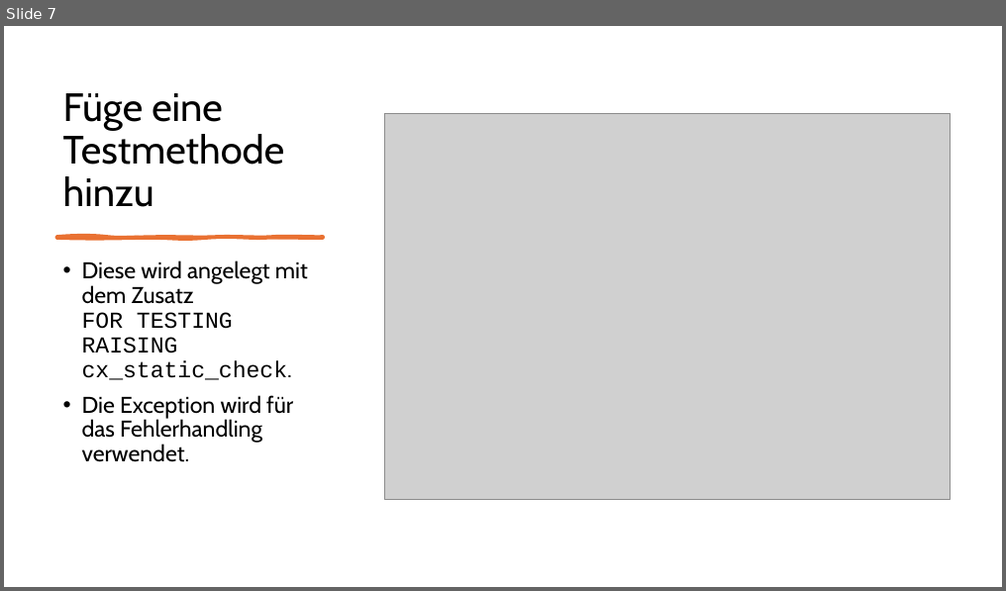
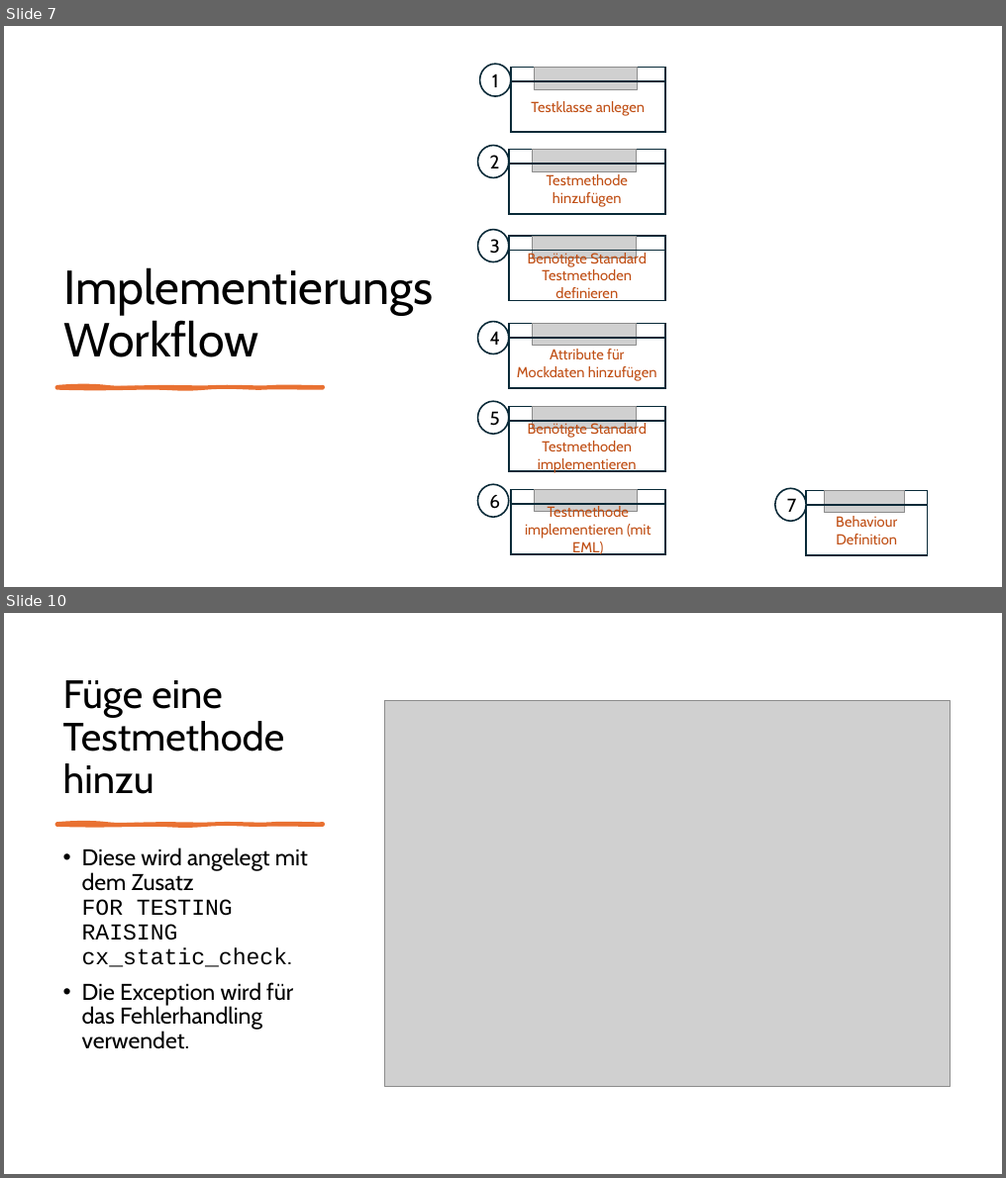
Before and after one commit to MatLange/Schulung, a slide deck: RAP Presentationen/Tag5.1 - RAP_UNIT_TEST_DE.pptx. Shown one above the other, each under a label of ours: slide 7 before the commit, slides 7 and 10 after it; the slides between them are not shown. The pictures are 1006x591 and 1006x1178 pixels, drawn with LibreOffice and Linux fonts; fonts in the diff are those of the drawing; grey boxes stand for pictures. Boxes give left, top, right and bottom in pixels: in the first picture for what was removed or moved away, otherwise in the second. Text is boxed around its words. In the diff, an @@ line names an element or a change of style, - is before the commit and + after.

```diff
--- a/RAP Presentationen/Tag5.1 - RAP_UNIT_TEST_DE.pptx
+++ b/RAP Presentationen/Tag5.1 - RAP_UNIT_TEST_DE.pptx
@@ slide 7 added at bbox=[4, 26, 1002, 587], background #FFFFFF @@
@@ ellipse added at bbox=[480, 64, 511, 96], fill #FFFFFF, outline #092A39 1.5 pt, 18 pt, text #000000 @@
+1
@@ rectangle added at bbox=[511, 68, 665, 132], outline #092A39 1.5 pt @@
@@ rectangle added at bbox=[511, 81, 665, 132], outline #092A39 1.5 pt, 14 pt, text #C04F15 @@
+Testklasse anlegen
@@ picture added at bbox=[534, 68, 637, 89] @@
@@ ellipse added at bbox=[478, 145, 509, 178], fill #FFFFFF, outline #092A39 1.5 pt, 18 pt, text #000000 @@
+2
@@ rectangle added at bbox=[509, 150, 665, 215], outline #092A39 1.5 pt @@
@@ rectangle added at bbox=[509, 164, 665, 215], outline #092A39 1.5 pt, 14 pt, text #C04F15 @@
+Testmethode hinzufügen
@@ picture added at bbox=[533, 150, 637, 172] @@
@@ ellipse added at bbox=[478, 230, 509, 263], fill #FFFFFF, outline #092A39 1.5 pt, 18 pt, text #000000 @@
+3
@@ rectangle added at bbox=[509, 236, 665, 301], outline #092A39 1.5 pt @@
@@ rectangle added at bbox=[509, 251, 665, 301], outline #092A39 1.5 pt, 14 pt, text #C04F15 @@
+Benötigte Standard Testmethoden definieren
@@ picture added at bbox=[533, 236, 637, 259] @@
@@ title added at bbox=[63, 268, 433, 358], 46 pt, text #000000 @@
+Implementierungs Workflow
@@ ellipse added at bbox=[478, 322, 509, 355], fill #FFFFFF, outline #092A39 1.5 pt, 18 pt, text #000000 @@
+4
@@ rectangle added at bbox=[509, 323, 665, 388], outline #092A39 1.5 pt @@
@@ rectangle added at bbox=[509, 338, 665, 388], outline #092A39 1.5 pt, 14 pt, text #C04F15 @@
+Attribute für Mockdaten hinzufügen
@@ picture added at bbox=[533, 323, 637, 346] @@
@@ freeform shape added at bbox=[56, 386, 323, 388], fill #E97132, outline #E97132 3 pt @@
@@ ellipse added at bbox=[478, 402, 509, 435], fill #FFFFFF, outline #092A39 1.5 pt, 18 pt, text #000000 @@
+5
@@ rectangle added at bbox=[509, 407, 665, 472], outline #092A39 1.5 pt @@
@@ picture added at bbox=[533, 407, 637, 430] @@
@@ rectangle added at bbox=[509, 421, 665, 472], outline #092A39 1.5 pt, 14 pt, text #C04F15 @@
+Benötigte Standard Testmethoden implementieren
@@ ellipse added at bbox=[478, 485, 509, 518], fill #FFFFFF, outline #092A39 1.5 pt, 18 pt, text #000000 @@
+6
@@ rectangle added at bbox=[511, 490, 665, 556], outline #092A39 1.5 pt @@
@@ picture added at bbox=[534, 490, 637, 513] @@
@@ ellipse added at bbox=[775, 488, 806, 522], fill #FFFFFF, outline #092A39 1.5 pt, 18 pt, text #000000 @@
+7
@@ rectangle added at bbox=[807, 491, 928, 556], outline #092A39 1.5 pt @@
@@ picture added at bbox=[825, 491, 905, 513] @@
@@ rectangle added at bbox=[511, 504, 665, 556], outline #092A39 1.5 pt, 14 pt, text #C04F15 @@
+Testmethode implementieren (mit EML)
@@ rectangle added at bbox=[807, 505, 928, 556], outline #092A39 1.5 pt, 14 pt, text #C04F15 @@
+Behaviour Definition
@@ what was slide 7 is now slide 10 @@
```
Also in this commit, not shown: 6 slides changed, 3 other slides added, 1 other file.
